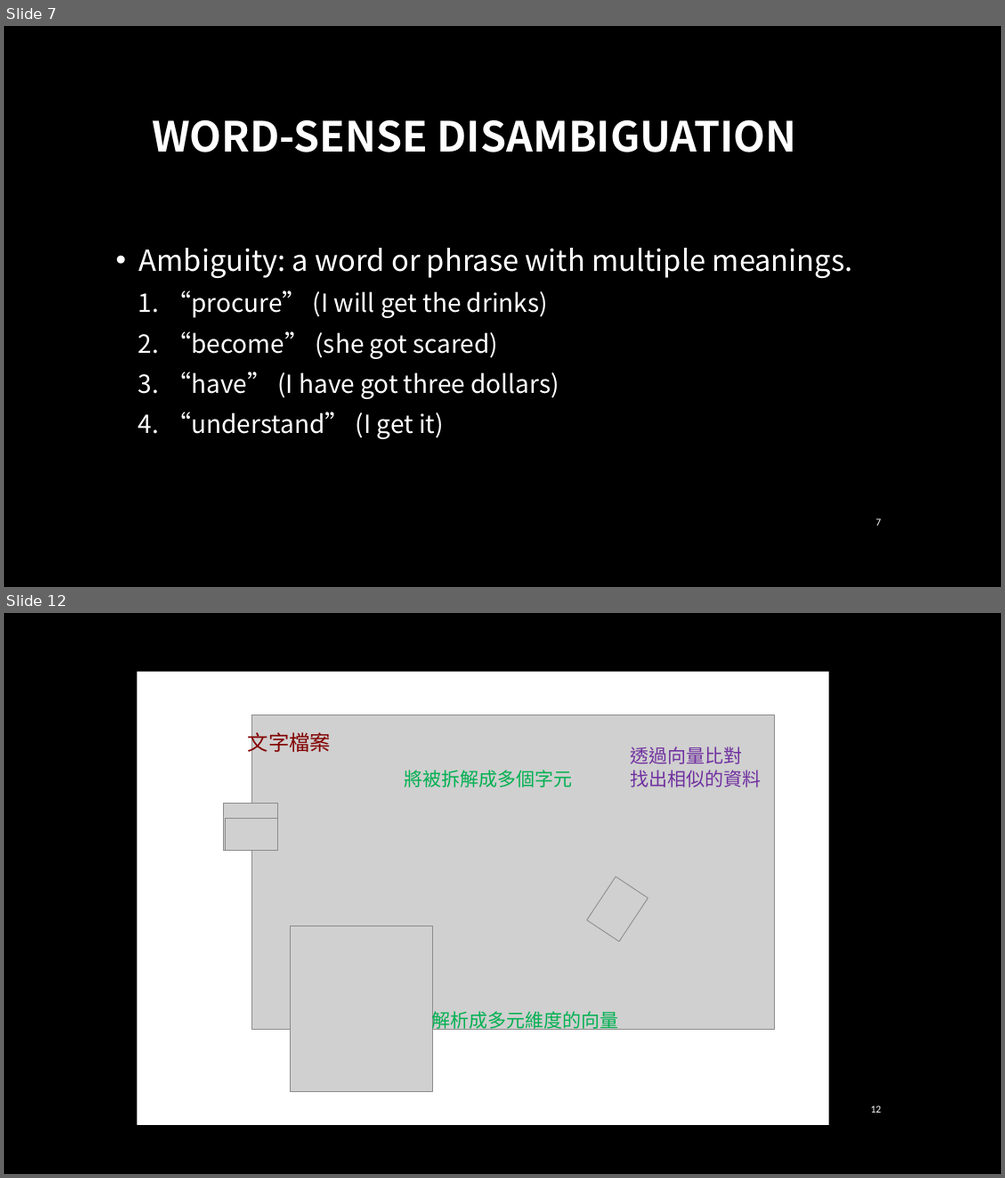
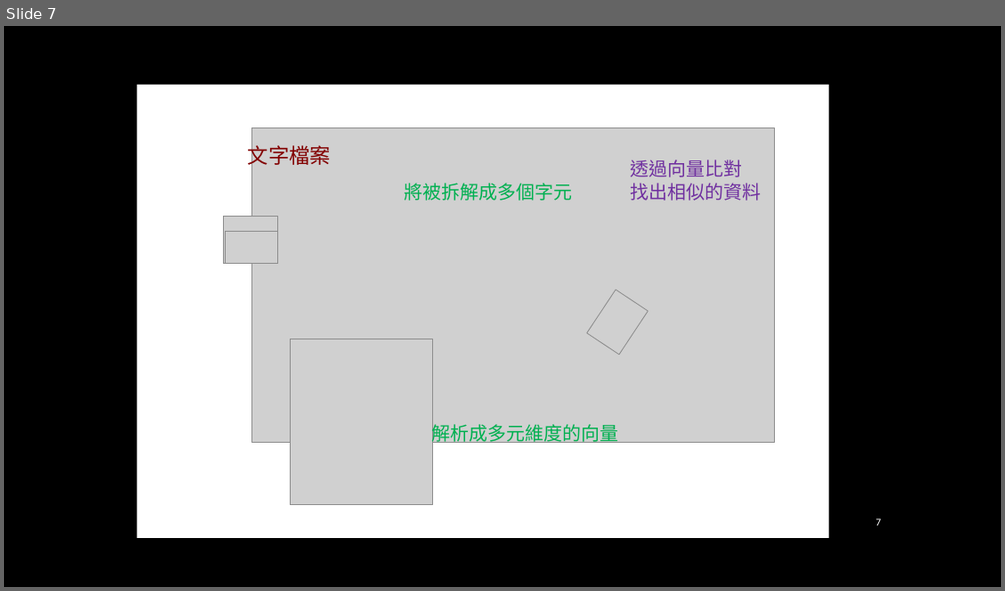
Before and after one commit to jiaweichang/biography, a slide deck: slides/Talks/Foundation of Natural Language Understanding.pptx. Shown one above the other, each under a label of ours: slides 7 and 12 before the commit, slide 7 after it; the slides between them are not shown. The pictures are 1005x1178 and 1005x591 pixels, drawn with LibreOffice and Linux fonts; fonts in the diff are those of the drawing; grey boxes stand for pictures; background and template pictures are left out. Boxes give left, top, right and bottom in pixels: in the first picture for what was removed or moved away, otherwise in the second. Text is boxed around its words. In the diff, an @@ line names an element or a change of style, - is before the commit and + after.

```diff
--- a/slides/Talks/Foundation of Natural Language Understanding.pptx
+++ b/slides/Talks/Foundation of Natural Language Understanding.pptx
@@ slide 7 removed at (4, 26, 1001, 587), background picture (left out) @@
@@ title removed at (152, 120, 797, 152) @@
-WORD-SENSE DISAMBIGUATION
@@ text removed at (139, 248, 853, 439) @@
-• Ambiguity: a word or phrase with multiple meanings.
-  1. “procure” (I will get the drinks)
-  2. “become” (she got scared)
-  3. “have” (I have got three dollars)
-  4. “understand” (I get it)
@@ page number removed at (875, 518, 881, 525) @@
-7
@@ what was slide 12 is now slide 7 @@
@@ page number at (875, 518, 881, 525): text changed @@
-12
+7
```
Also in this commit, not shown: 1 slide changed, 6 slides added, 8 other slides removed, 2 other files.
